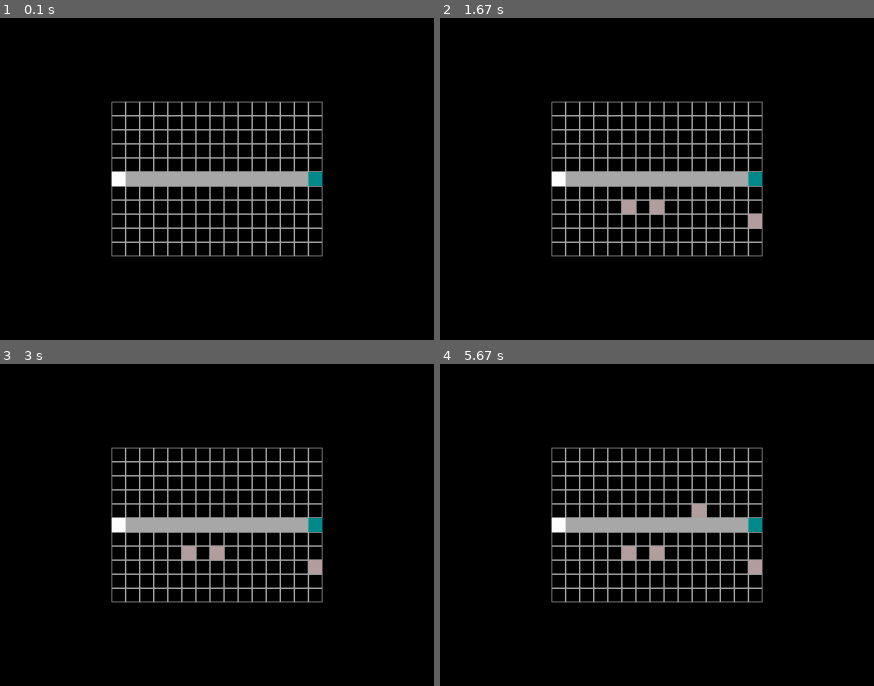
Above: before the commit, frames 1-4 (two rows, left to right).
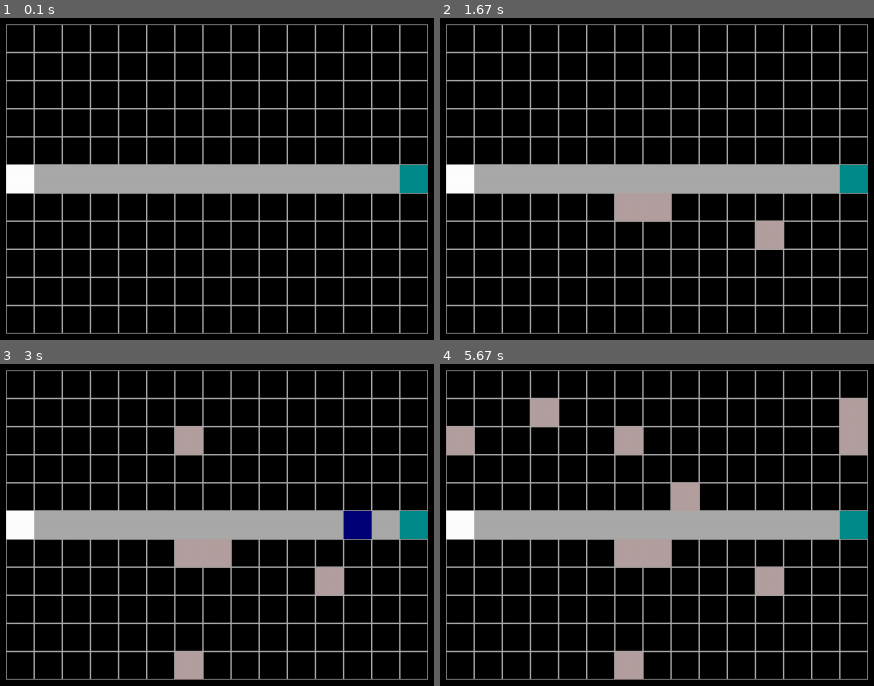
Above: after the commit, the same moments.

Repository: GawarWawar/pygame_project
Game: pygame game, started from main.py
Two runs of this game, one before a commit and one after it. Both use one fixed random seed, a clock stepped at 60 frames per second and the inputs below.
Inputs (mouse positions are in pixels of both pictures, inside the frame that each line leads up to):
- Up to frame 1 (0.1 s): no input
- Up to frame 2 (1.67 s): click (622, 201) at 0.38 s; click (661, 211) at 0.72 s; click (761, 224) at 1.55 s
- Up to frame 3 (3 s): click (177, 657) at 2.38 s; click (186, 438) at 2.72 s
- Up to frame 4 (5.67 s): click (531, 421) at 3.05 s; click (847, 434) at 4.38 s; click (860, 399) at 4.72 s; click (696, 502) at 5.05 s; click (461, 434) at 5.38 s

The runs differ from the first frame. In frame 1, 24% of the frame differs, in the area x 1-99%, y 1-99%; in frame 2, 25%; in frame 3, 26%; in frame 4, 28%.

Commit message:
enemies running from entrance to base in straight line :D

Diff:
--- a/entities/enemies.py
+++ b/entities/enemies.py
@@ -5,11 +5,22 @@
 
     def __init__(
         self,
+        coordinates,
+        width,
+        height,
+
+        fill_colour = (0, 0, 120),
+        border_size = 100,
+        corner_radius = (-1, -1, -1, -1),
+
         health_points = 100,
-        fill_colour = (0, 0, 120),
-        border_size = 0,
+        speed = 8,
+
     ) -> None:
         self.health_points = 100
+        self.speed = 8
+
         self.fill_colour = (0, 0, 120)
         self.border_size = 0
-        corner_radius = (-1, -1, -1, -1) #top_left, top_right, bottom_left, bottom_right
+        self.corner_radius = (-1, -1, -1, -1) #top_left, top_right, bottom_left, bottom_right
+        super().__init__(coordinates, width, height)
--- a/main.py
+++ b/main.py
@@ -1,6 +1,7 @@
 import pygame
 import entities.basic_tiles as basic_tiles
 import entities.map_building as map_building
+import entities.enemies as enemies
 
 pygame.init()
 WIDTH = 1280
@@ -18,10 +19,12 @@
 # for j in range(0, int(screen.get_height()), 20):
 #     lines[1].append(pygame.draw.line(screen, "white", pygame.Vector2(0, j), pygame.Vector2(screen.get_width(), j)))
 
-field = map_building.Field(300, 220, 20)
+field = map_building.Field(600, 440, 40)
 field.draw_field(screen)
 
-#draw a map
+# Draw a map example
+entrances :list[tuple[int, int]] = []
+bases :list[tuple[int, int]] = []
 for i in range(len(field.field_of_tiles)):
     if i == 0:
         tile_type = basic_tiles.Entrance
@@ -38,15 +41,41 @@
     )
     field.field_of_tiles[i][5].draw(screen)
 
+    if tile_type == basic_tiles.Entrance:
+        entrances.append((i, 5))
+    if tile_type == basic_tiles.Base:
+        bases.append((i, 5))
+
 # for i in range(len(field)):
 #     print(field[i][0].topleft)
 
+# Stating conditionals
+ENEMY_WAVE = pygame.USEREVENT + 1
+pygame.time.set_timer(ENEMY_WAVE, 2000)
 
+foes : list[enemies.Enemy] = []
+
+# Main game loop
 while running:
     clock.tick(60)
     for event in pygame.event.get():
         if event.type == pygame.QUIT:
             running = False
+
+        if event.type == ENEMY_WAVE:
+            for i in range(1):
+                foe_coordinates = field.field_of_tiles[entrances[0][0]][entrances[0][1]].rect.topleft
+                print(foe_coordinates)
+                foe_to_append = (
+                    enemies.Enemy(
+                        foe_coordinates,
+                        field.SQUARE_DIMENSIONS,
+                        field.SQUARE_DIMENSIONS
+                    )
+                )
+                foe_to_append.draw(screen)
+                print(foe_to_append.rect.topleft)
+                foes.append(foe_to_append)
 
         #player actions
         if event.type == pygame.MOUSEBUTTONDOWN:
@@ -59,17 +88,10 @@
                 tile_arr_pos = field.get_square_array_position(mouse_position)
                 tile_coordinates = field.field_of_tiles[tile_arr_pos[0]][tile_arr_pos[1]].rect.topleft
 
-
-
-
                 if not isinstance(
                     field.field_of_tiles[tile_arr_pos[0]][tile_arr_pos[1]],
                     basic_tiles.Road
                 ):
-                    print(isinstance(
-                    field.field_of_tiles[tile_arr_pos[0]][tile_arr_pos[1]],
-                    basic_tiles.TowerFundament
-                ))
                     if isinstance(
                         field.field_of_tiles[tile_arr_pos[0]][tile_arr_pos[1]],
                         basic_tiles.TowerFundament
@@ -90,6 +112,17 @@
                             )
                         field.field_of_tiles[tile_arr_pos[0]][tile_arr_pos[1]].draw(screen)
 
+    for row in field.field_of_tiles:
+        for tile in row:
+            tile.draw(screen)
+
+    for foe_arr_pos, foe in enumerate(foes):
+        foes[foe_arr_pos].rect = foe.rect.move(foe.speed, 0)
+        pygame.draw.rect(screen, foes[foe_arr_pos].fill_colour, foes[foe_arr_pos].rect)
+        if foe.rect.colliderect(
+            field.field_of_tiles[bases[0][0]][bases[0][1]].rect
+        ):
+            foes.pop(foe_arr_pos)
 
 
     if pygame.mouse.get_pressed()[0]:
